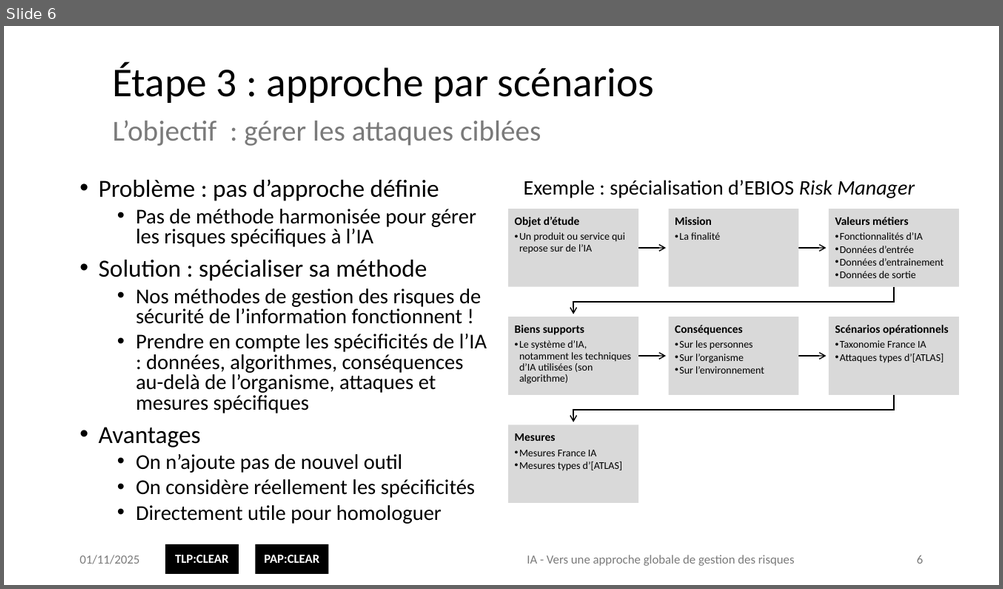
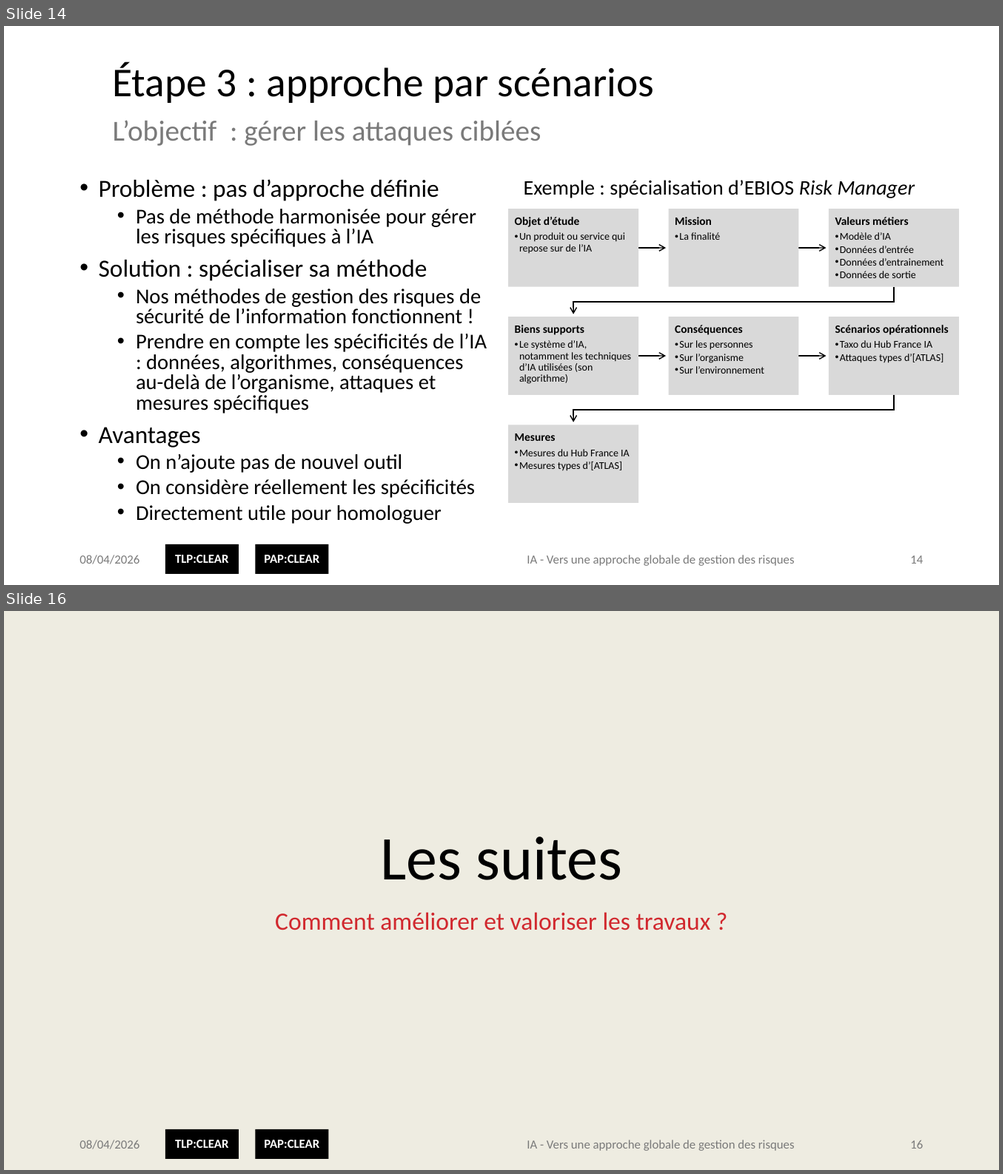
Before and after one commit to matthieu-grall/ai, a slide deck: fr/IA - Gestion des risques - Présentation.pptx. Shown one above the other, each under a label of ours: slide 6 before the commit, slides 14 and 16 after it; the slides between them are not shown. The pictures are 1003x589 and 1003x1174 pixels, drawn with LibreOffice and Linux fonts; fonts in the diff are those of the drawing; background and template pictures are left out. Boxes give left, top, right and bottom in pixels: in the first picture for what was removed or moved away, otherwise in the second. Text is boxed around its words. In the diff, an @@ line names an element or a change of style, - is before the commit and + after.

```diff
--- a/fr/IA - Gestion des risques - Présentation.pptx
+++ b/fr/IA - Gestion des risques - Présentation.pptx
@@ slide 16 added at (4,611,999,1170), background #EEECE1; not listed: 2 template elements that a slide beside it also shows @@
@@ title added at (380,837,622,880), 60 pt, text #000000 @@
+Les suites
@@ subtitle added at (275,912,711,931), 24 pt, text #D1282E @@
+Comment améliorer et valoriser les travaux ?
@@ text added at (79,1140,139,1150), 12 pt, text #7A7A7A @@
+08/04/2026
@@ text added at (526,1140,794,1151), 12 pt, text #7A7A7A @@
+IA - Vers une approche globale de gestion des risques
@@ page number added at (910,1141,922,1149), 12 pt, text #7A7A7A @@
+16
@@ what was slide 6 is now slide 14 @@
@@ slide 14 changed as well @@
@@ text at (839,232,891,240): text changed @@
-  • Fonctionnalités d’IA
+  • Modèle d’IA
@@ text at (839,340,933,348): text changed @@
-  • Taxonomie France IA
+  • Taxo du Hub France IA
@@ text at (519,449,629,457): text changed @@
-  • Mesures France IA
+  • Mesures du Hub France IA
@@ text at (79,555,139,565): text changed @@
-01/11/2025
+08/04/2026
@@ page number at (910,556,922,564): text changed @@
-6
+14
```
Also in this commit, not shown: 11 other slides changed, 7 other slides added, 1 other file.
